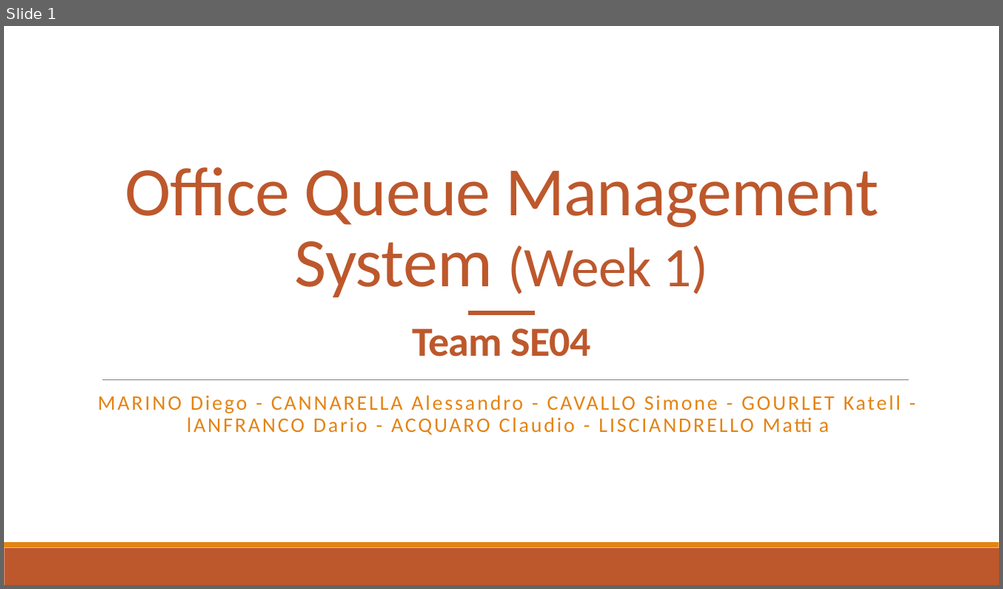
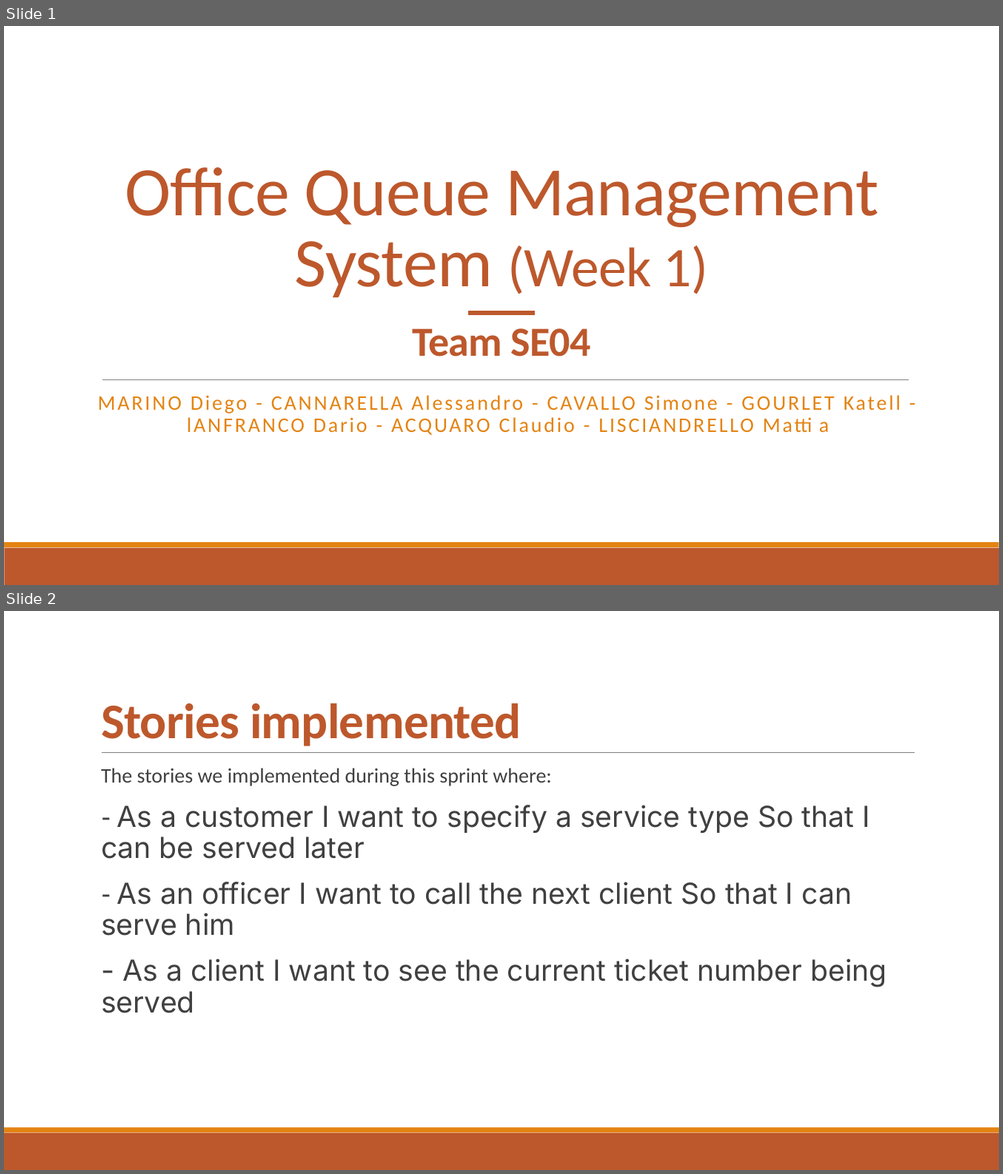
Before and after one commit to djemar/se2021-04-OfficeQueueManager, a slide deck: PresentationW1.pptx. Shown one above the other, each under a label of ours: slide 1 before the commit, slides 1 and 2 after it. The pictures are 1003x589 and 1003x1174 pixels, drawn with LibreOffice and Linux fonts; fonts in the diff are those of the drawing. Boxes give left, top, right and bottom in pixels: in the first picture for what was removed or moved away, otherwise in the second. Text is boxed around its words. In the diff, an @@ line names an element or a change of style, - is before the commit and + after.

```diff
--- a/PresentationW1.pptx
+++ b/PresentationW1.pptx
@@ slide 2 added at (4,611,999,1170), background #FFFFFF; not listed: 2 template elements that a slide beside it also shows @@
@@ title added at (101,703,521,746), 48 pt, text #BD582C, bold @@
+Stories implemented
@@ line added from (102, 753) to (915, 753), #808080 0.5 pt @@
@@ text added at (101,768,886,1014), 28 pt, text #404040 @@
+  The stories we implemented during this sprint where:
+  - As a customer I want to specify a service type So that I can be served later
+  - As an officer I want to call the next client So that I can serve him
+  - As a client I want to see the current ticket number being served
```
Also in this commit, not shown: 5 slides changed, 4 other slides added, 1 slide removed, 2 other files.
